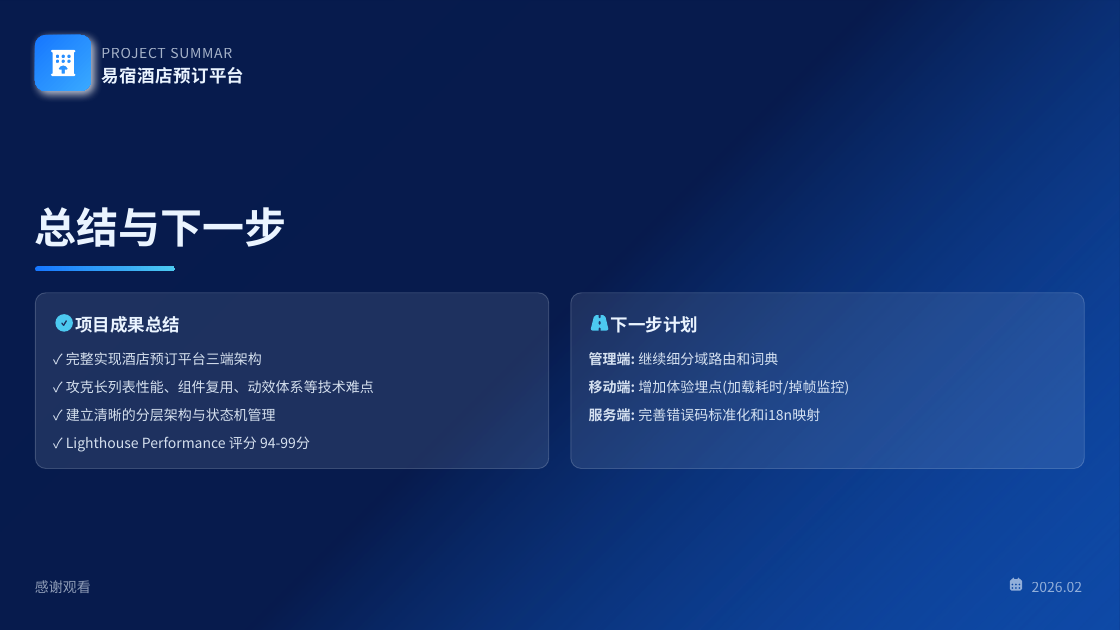
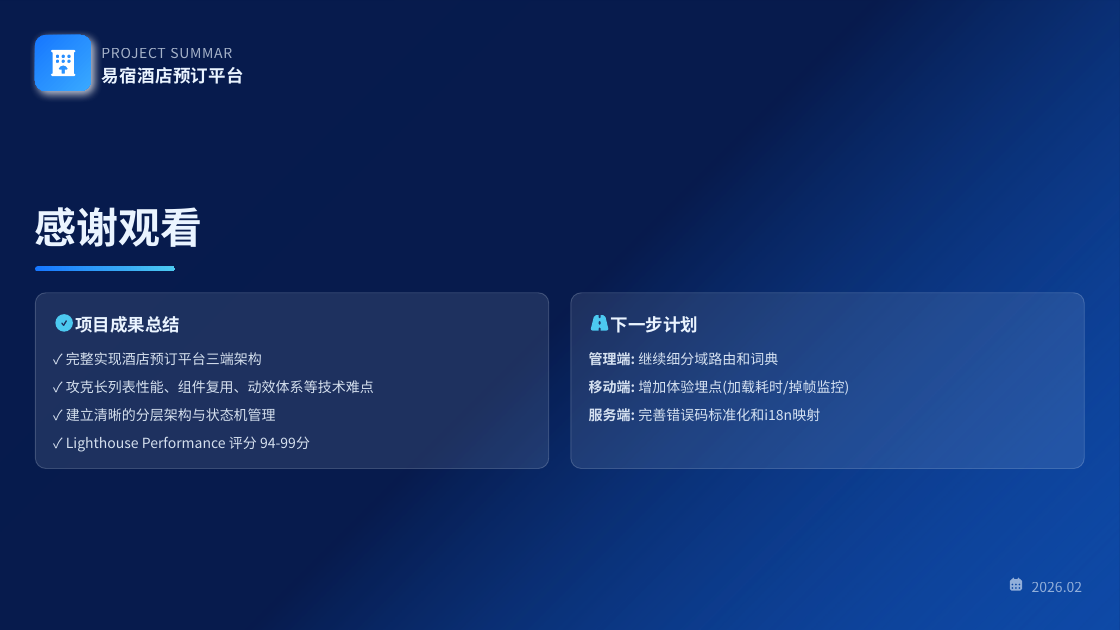
Before and after one commit to chendingya/EaseStay, a slide deck: slide 16 of docs/易宿酒店预订平台 - 三端架构设计与技术实现_修订版.pptx. Drawn at 1120x630 pixels with LibreOffice and Linux fonts; fonts in the diff are those of the drawing; background and template pictures are left out. Boxes give left, top, right and bottom in pixels: in the first picture for what was removed or moved away, otherwise in the second. Text is boxed around its words. In the diff, an @@ line names an element or a change of style, - is before the commit and + after.

```diff
--- a/docs/易宿酒店预订平台 - 三端架构设计与技术实现_修订版.pptx
+++ b/docs/易宿酒店预订平台 - 三端架构设计与技术实现_修订版.pptx
@@ text at box(35, 207, 203, 247): text changed @@
-总结与下一步
+感谢观看
@@ text removed at box(35, 580, 91, 593) @@
-感谢观看
```
Also in this commit, not shown: 11 other slides changed, 5 other files.
